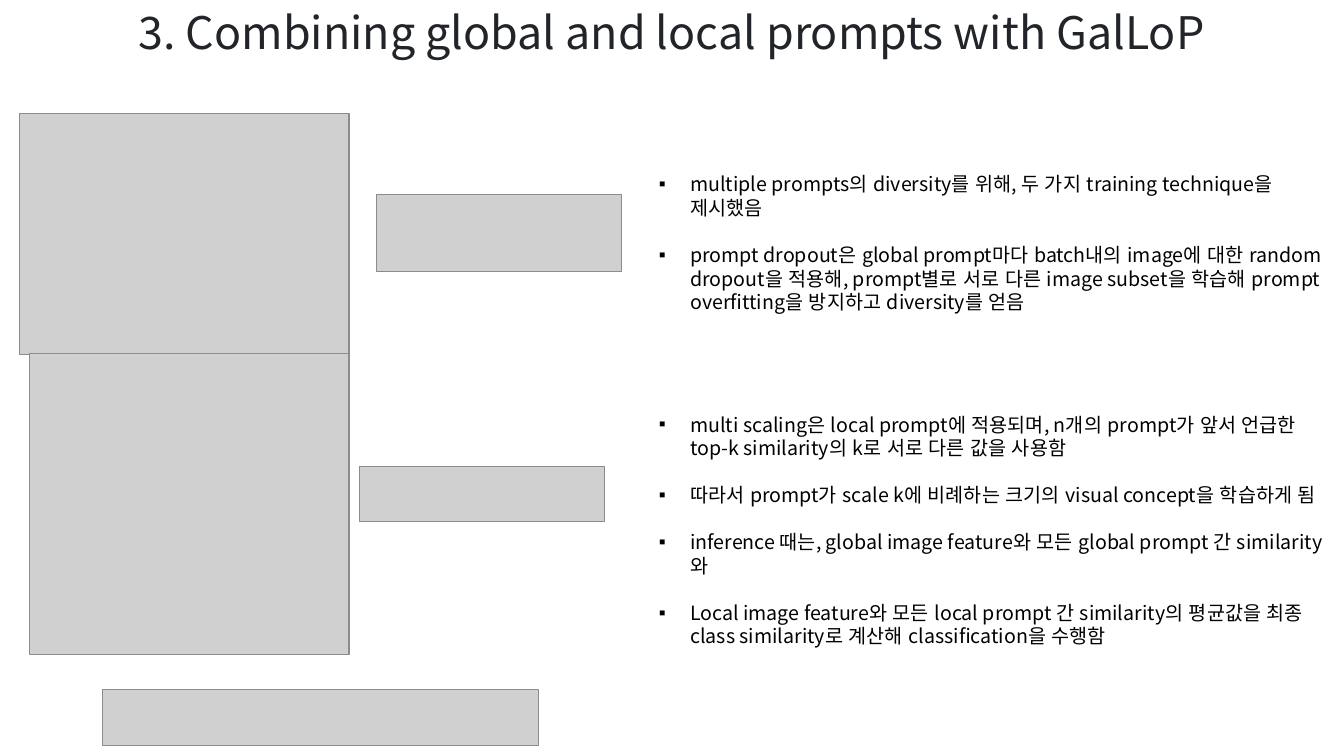
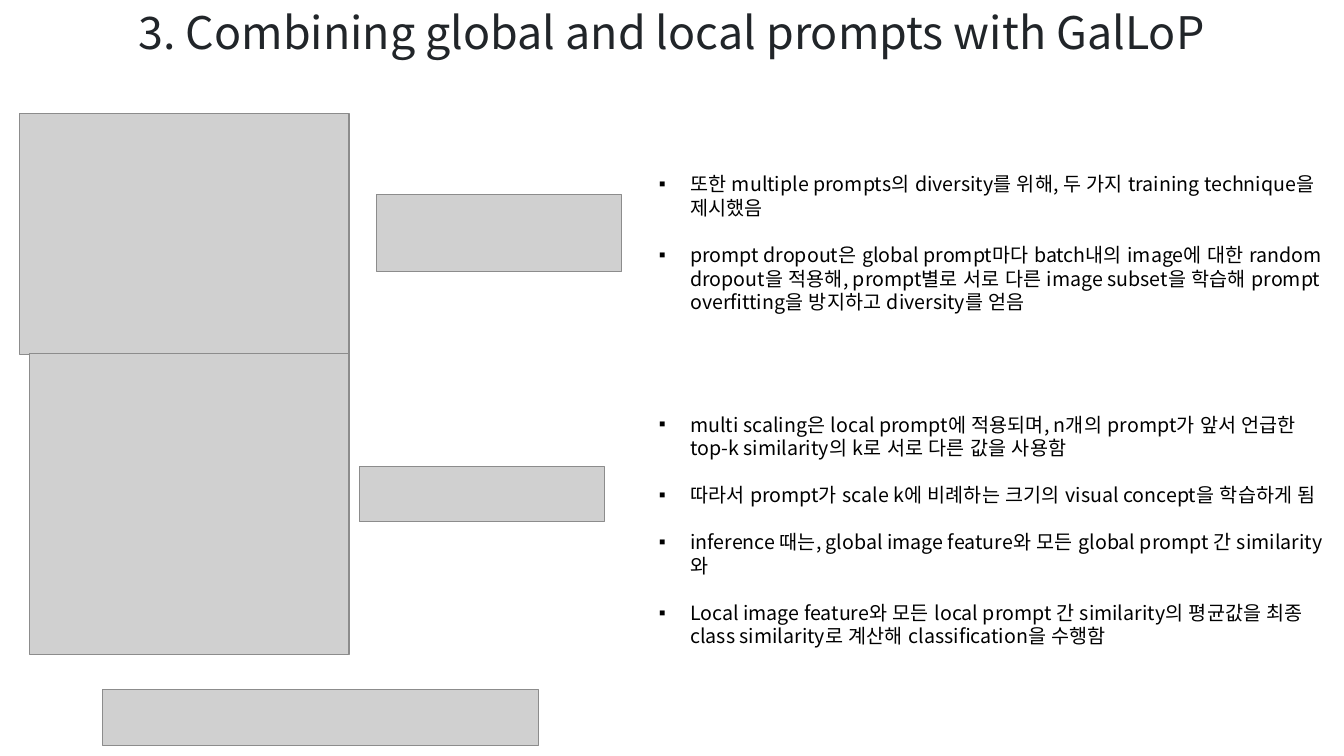
Before and after one commit to hbcho03/cvpr, a slide deck: slide 9 of CVPR/논문/DA(ECCV) PPT.pptx (slide 7 before the commit). Drawn at 1344x756 pixels with LibreOffice and Linux fonts; fonts in the diff are those of the drawing; grey boxes stand for pictures. Boxes give left, top, right and bottom in pixels: in the first picture for what was removed or moved away, otherwise in the second. Text is boxed around its words. In the diff, an @@ line names an element or a change of style, - is before the commit and + after.

```diff
--- a/CVPR/논문/DA(ECCV) PPT.pptx
+++ b/CVPR/논문/DA(ECCV) PPT.pptx
@@ text at (x1=690, y1=174, x2=1315, y2=217): text changed @@
-▪ multiple prompts의 diversity를 위해, 두 가지 training technique을 제시했음
+▪ 또한 multiple prompts의 diversity를 위해, 두 가지 training technique을 제시했음
```
Also in this commit, not shown: 1 other slide changed, 3 slides added, 1 slide removed, 1 other file.
